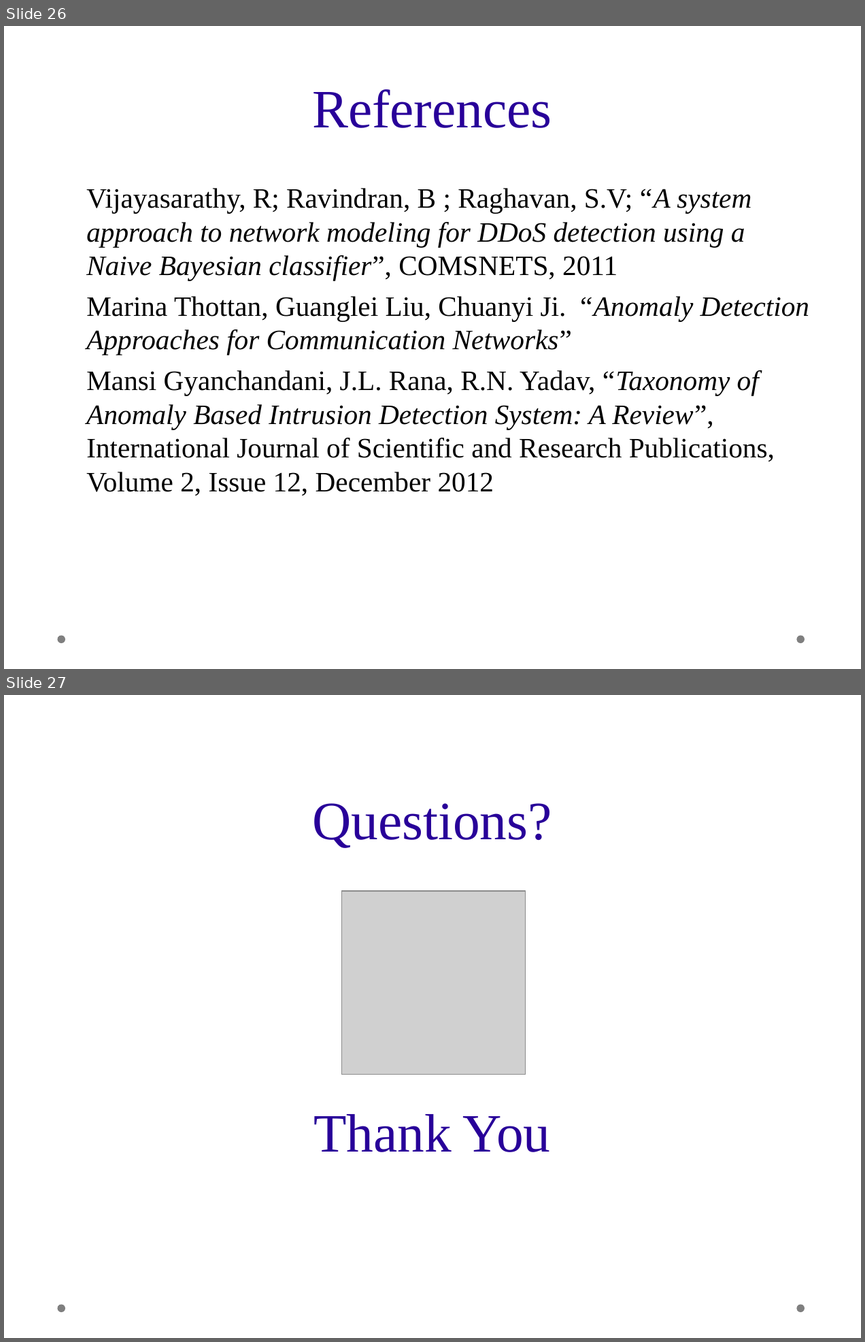
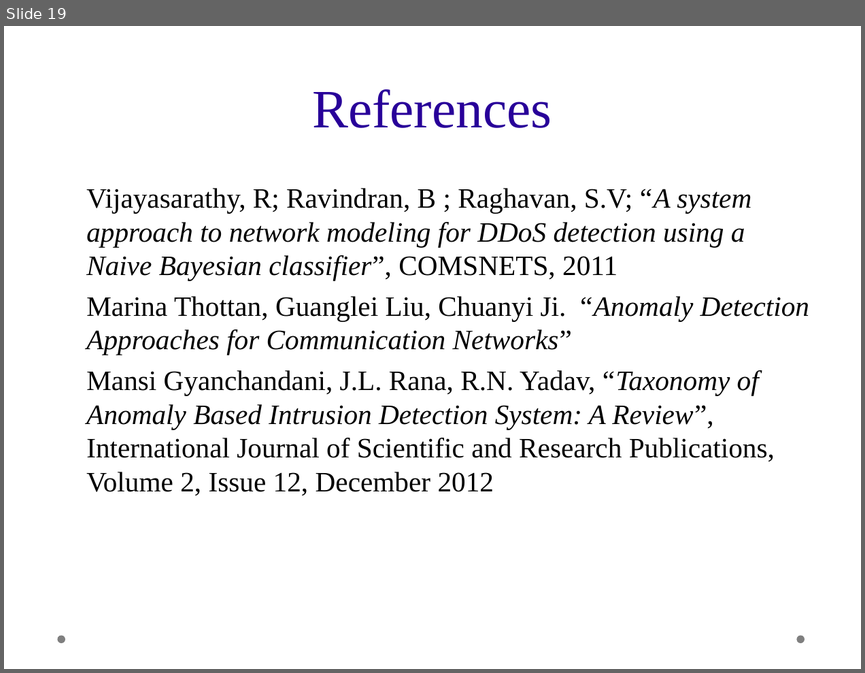
Before and after one commit to mahidharc/drdo.ids, a slide deck: presentation.odp. Shown one above the other, each under a label of ours: slides 26 and 27 before the commit, slide 19 after it. The pictures are 865x1342 and 865x673 pixels, drawn with LibreOffice and Linux fonts; fonts in the diff are those of the drawing; grey boxes stand for pictures; background and template pictures are left out. Boxes give left, top, right and bottom in pixels: in the first picture for what was removed or moved away, otherwise in the second. Text is boxed around its words. In the diff, an @@ line names an element or a change of style, - is before the commit and + after.

```diff
--- a/presentation.odp
+++ b/presentation.odp
@@ slide 27 removed at <box>4,695,861,1338</box>, background picture (left out); not listed: 2 template elements that a slide beside it also shows @@
@@ title removed at <box>312,803,551,1152</box> @@
-Questions?
-Thank You
@@ picture removed at <box>342,891,526,1074</box> @@
@@ what was slide 26 is now slide 19 @@
```
Also in this commit, not shown: 2 slides changed, 2 slides added, 9 other slides removed.
